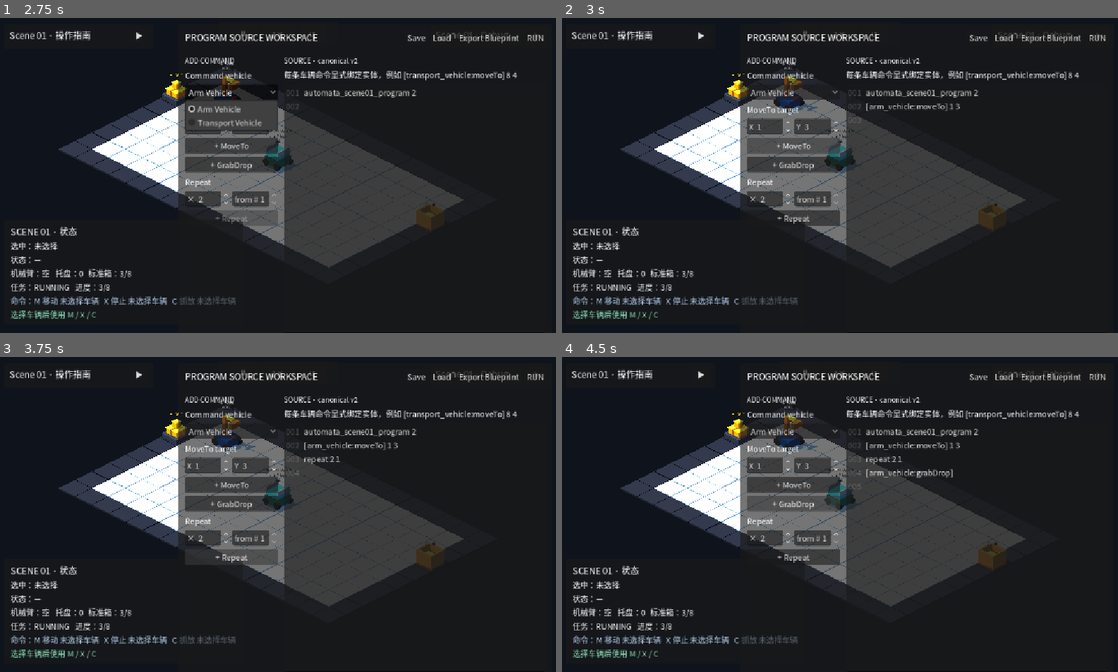
Above: before the commit, frames 1-4 (two rows, left to right).
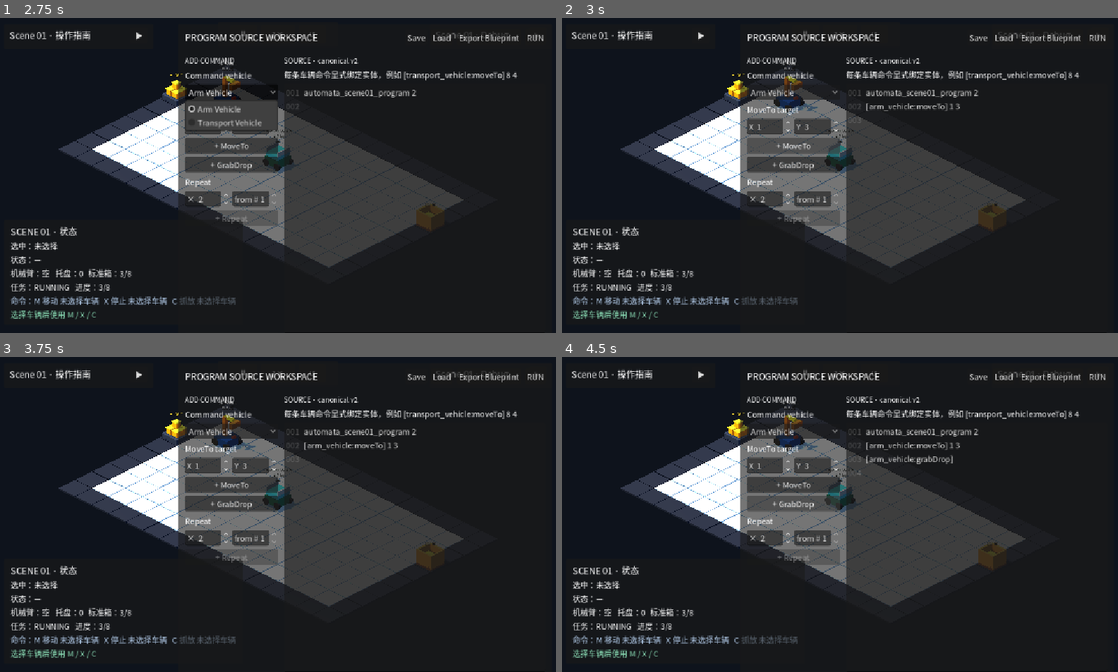
Above: after the commit, the same moments.

Repository: Ri0n72Y/automata
Game: Godot game, scene res://scenes/scene_01/scene_01_basic_packing.tscn
Same seed, same stepped clock (60 frames per second), same inputs: the game is played once before the commit and once after it.
Inputs (mouse positions are in pixels of both pictures, inside the frame that each line leads up to):
- Up to frame 1 (2.75 s): click "Export Blueprint" at 0.5 s; click "RUN" at 1.25 s; click "Arm Vehicle" at 2 s
- Up to frame 2 (3 s): click "+ MoveTo" at 2.75 s
- Up to frame 3 (3.75 s): click (233, 555) at 3.5 s, where only the run before the commit has a clickable "+ Repeat"
- Up to frame 4 (4.5 s): click "+ GrabDrop" at 4.25 s

Frame 1 is identical in both runs. In frame 2, 0.4% of the frame differs, in the area x 38-50%, y 61-66%; in frame 3, 0.1%; in frame 4, 0.8%, in the area x 38-71%, y 31-66%.
Error after the commit: Cannot call method 'clear' on a null value. (res://scripts/scene_01/scene_01_program_ui.gd:261)

Commit message:
fix(scene-01): bind Repeat picker to source statement numbers

Diff:
--- a/scripts/scene_01/scene_01_program_ui.gd
+++ b/scripts/scene_01/scene_01_program_ui.gd
@@ -17,7 +17,7 @@
 @onready var _target_x: SpinBox = %TargetX
 @onready var _target_y: SpinBox = %TargetY
 @onready var _repeat_count: SpinBox = %RepeatCount
-@onready var _repeat_target: SpinBox = %RepeatTarget
+@onready var _repeat_target_option: OptionButton = %RepeatTargetOption
 @onready var _source_editor: CodeEdit = %SourceEditor
 @onready var _add_move_button: Button = %AddMoveButton
 @onready var _add_grab_button: Button = %AddGrabButton
@@ -128,10 +128,11 @@
 
 
 func _on_add_repeat() -> void:
-	if _program == null or _count_vehicle_commands(_program) <= 0:
+	if _program == null or _repeat_target_option.item_count <= 0:
 		_status_label.text = "Repeat 需要一个之前的车辆命令"
 		return
-	_append_source_line("repeat %d %d" % [int(_repeat_count.value), int(_repeat_target.value)])
+	var target_statement := int(_repeat_target_option.get_item_metadata(_repeat_target_option.selected))
+	_append_source_line("repeat %d %d" % [int(_repeat_count.value), target_statement])
 
 
 func _on_clear() -> void:
@@ -246,35 +247,33 @@
 	if not diagnostics.is_empty():
 		_program = null
 		_refresh_repeat_controls()
-		_refresh_capability_buttons()
 		if show_status:
 			_status_label.text = _diagnostic_text(diagnostics[0])
 		return {"ok": false, "program": null, "diagnostics": diagnostics}
 	_program = parsed.get("program") as Scene01Program
 	_refresh_repeat_controls()
-	_refresh_capability_buttons()
 	if show_status:
 		_status_label.text = "源码有效 · %d 条语句" % _statement_count(_program)
 	return {"ok": _program != null, "program": _program, "diagnostics": diagnostics}
 
 
 func _refresh_repeat_controls() -> void:
-	var target_count := _count_vehicle_commands(_program)
-	_repeat_target.max_value = float(maxi(1, target_count))
-	if int(_repeat_target.value) > target_count and target_count > 0:
-		_repeat_target.value = target_count
-	_add_repeat_button.disabled = not _editing_enabled or target_count <= 0
-
-
-func _count_vehicle_commands(program: Scene01Program) -> int:
-	if program == null:
-		return 0
-	var count := 0
-	for node in program.get_execution_order():
-		var node_type := int(node.get("type", -1))
-		if node_type == ProgramScript.NodeType.MOVE_TO or node_type == ProgramScript.NodeType.GRAB_DROP:
-			count += 1
-	return count
+	_repeat_target_option.clear()
+	if _program != null:
+		var statement_index := 0
+		for node in _program.get_execution_order():
+			var node_type := int(node.get("type", -1))
+			if node_type == ProgramScript.NodeType.START:
+				continue
+			statement_index += 1
+			if node_type != ProgramScript.NodeType.MOVE_TO and node_type != ProgramScript.NodeType.GRAB_DROP:
+				continue
+			var vehicle_id := String(node.get("vehicle_id", &""))
+			var command_name := "MoveTo" if node_type == ProgramScript.NodeType.MOVE_TO else "GrabDrop"
+			_repeat_target_option.add_item("#%d [%s] %s" % [statement_index, vehicle_id, command_name])
+			_repeat_target_option.set_item_metadata(_repeat_target_option.item_count - 1, statement_index)
+	_add_repeat_button.disabled = not _editing_enabled or _repeat_target_option.item_count <= 0
+	_repeat_target_option.disabled = not _editing_enabled or _repeat_target_option.item_count <= 0
 
 
 func _statement_count(program: Scene01Program) -> int:
@@ -304,7 +303,6 @@
 	_target_x.editable = enabled
 	_target_y.editable = enabled
 	_repeat_count.editable = enabled
-	_repeat_target.editable = enabled
 	_source_editor.editable = enabled
 	_clear_button.disabled = not enabled
 	_save_button.disabled = not enabled
